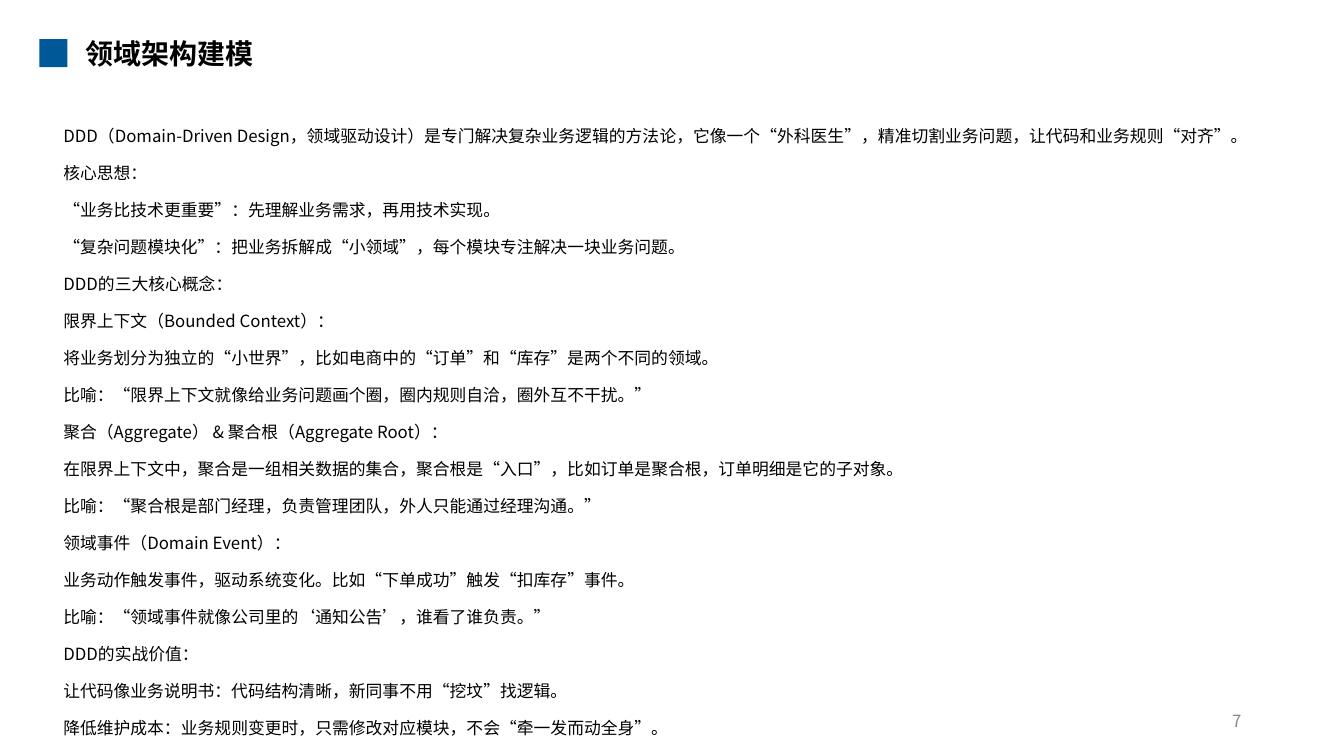
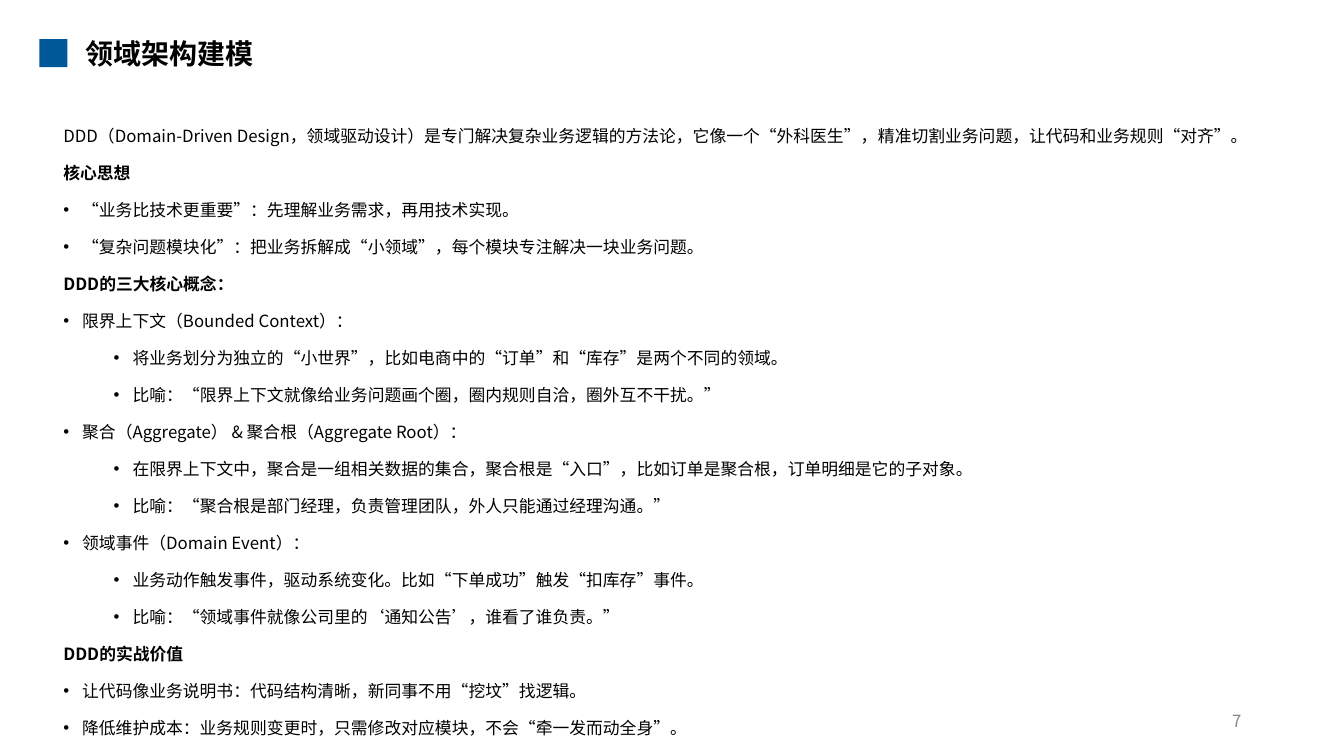
Before and after one commit to mengqinxue/KBase, a slide deck: slide 8 of 02_Architecture/Presentations/知识分享 - 架构重构.pptx. Drawn at 1344x756 pixels with LibreOffice and Linux fonts; fonts in the diff are those of the drawing. Boxes give left, top, right and bottom in pixels: in the first picture for what was removed or moved away, otherwise in the second. Text is boxed around its words. In the diff, an @@ line names an element or a change of style, - is before the commit and + after.

```diff
--- a/02_Architecture/Presentations/知识分享 - 架构重构.pptx
+++ b/02_Architecture/Presentations/知识分享 - 架构重构.pptx
@@ text at [63,164,130,181]: text changed; bold on @@
-核心思想：
+核心思想
@@ text at [63,202,973,736]: bold on in "DDD的三大核心概念："; bullet none to •; list level 1 to 2 in "将业务划分为独立的“小世界”，比如电商中的“订单”和“库存”是两个不同的领域。"; list level 1 to 2 in "比喻：“限界上下文就像给业务问题画个圈，圈内规则自洽，圈外互不干扰。”"; list level 1 to 2 in "在限界上下文中，聚合是一组相关数据的集合，聚合根是“入口”，比如订单是聚合根，订单明细是它的子对象。"; list level 1 to 2 in "比喻：“聚合根是部门经理，负责管理团队，外人只能通过经理沟通。”"; list level 1 to 2 in "业务动作触发事件，驱动系统变化。比如“下单成功”触发“扣库存”事件。"; list level 1 to 2 in "比喻：“领域事件就像公司里的‘通知公告’，谁看了谁负责。”" @@
@@ text at [63,645,183,662]: text changed; bold on @@
-DDD的实战价值：
+DDD的实战价值
```
Also in this commit, not shown: 5 other slides changed, 8 slides added, 2 slides removed.
